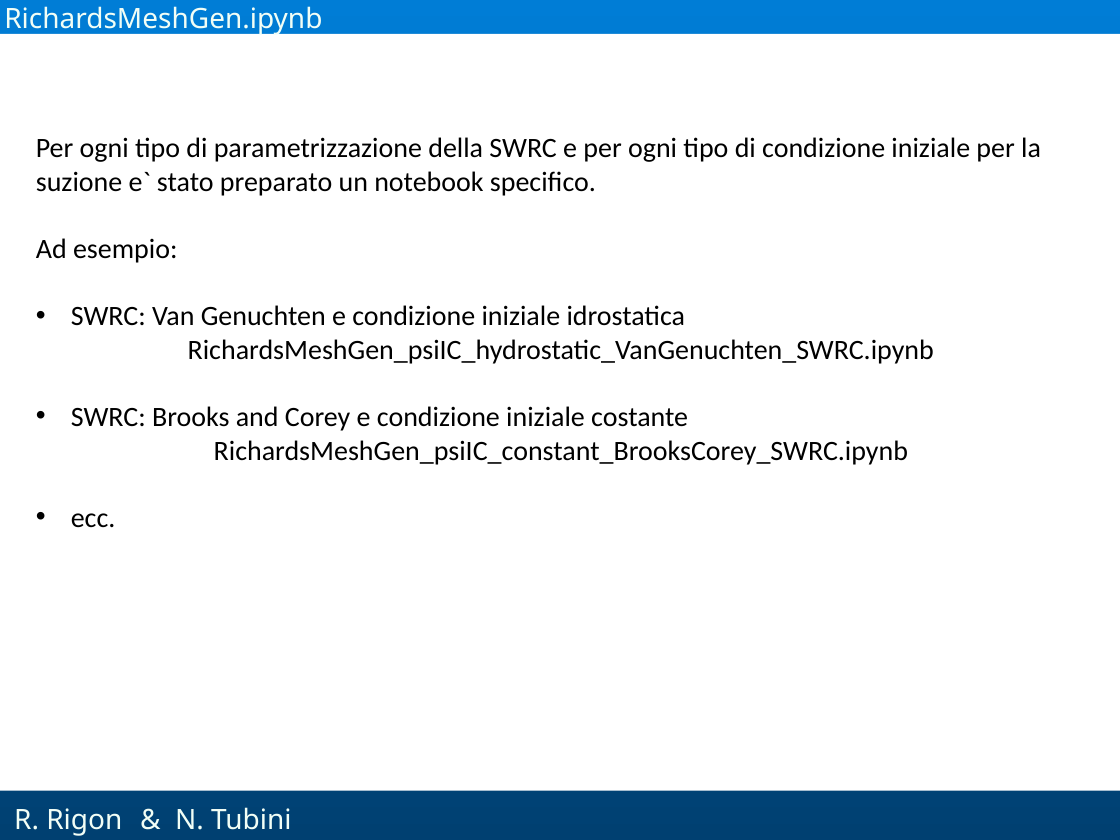
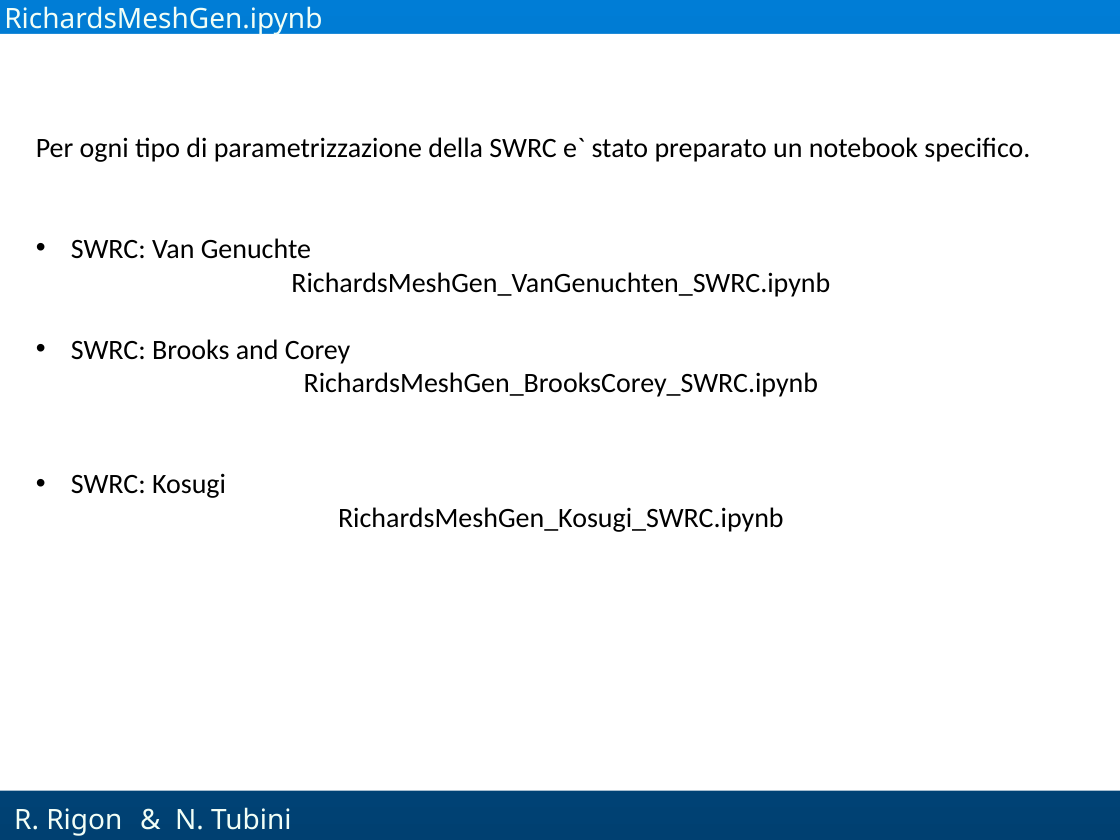
Before and after one commit to GEOframeOMSProjects/OMS_Project_Richards1D, a slide deck: slide 12 of Materials/Richards_English.pptx (slide 11 before the commit). Drawn at 1120x840 pixels with LibreOffice and Linux fonts; fonts in the diff are those of the drawing; background and template pictures are left out. Boxes give left, top, right and bottom in pixels: in the first picture for what was removed or moved away, otherwise in the second. Text is boxed around its words. In the diff, an @@ line names an element or a change of style, - is before the commit and + after.

```diff
--- a/Materials/Richards_English.pptx
+++ b/Materials/Richards_English.pptx
@@ text at (x1=36, y1=137, x2=1030, y2=532): text changed @@
-Per ogni tipo di parametrizzazione della SWRC e per ogni tipo di condizione iniziale per la suzione e` stato preparato un notebook specifico.
-Ad esempio:
-• SWRC: Van Genuchten e condizione iniziale idrostatica
-RichardsMeshGen_psiIC_hydrostatic_VanGenuchten_SWRC.ipynb
-• SWRC: Brooks and Corey e condizione iniziale costante
-RichardsMeshGen_psiIC_constant_BrooksCorey_SWRC.ipynb
-• ecc.
+Per ogni tipo di parametrizzazione della SWRC e` stato preparato un notebook specifico.
+• SWRC: Van Genuchte
+RichardsMeshGen_VanGenuchten_SWRC.ipynb
+• SWRC: Brooks and Corey
+RichardsMeshGen_BrooksCorey_SWRC.ipynb
+• SWRC: Kosugi
+RichardsMeshGen_Kosugi_SWRC.ipynb
```
Also in this commit, not shown: 1 other slide changed, 2 slides added.
